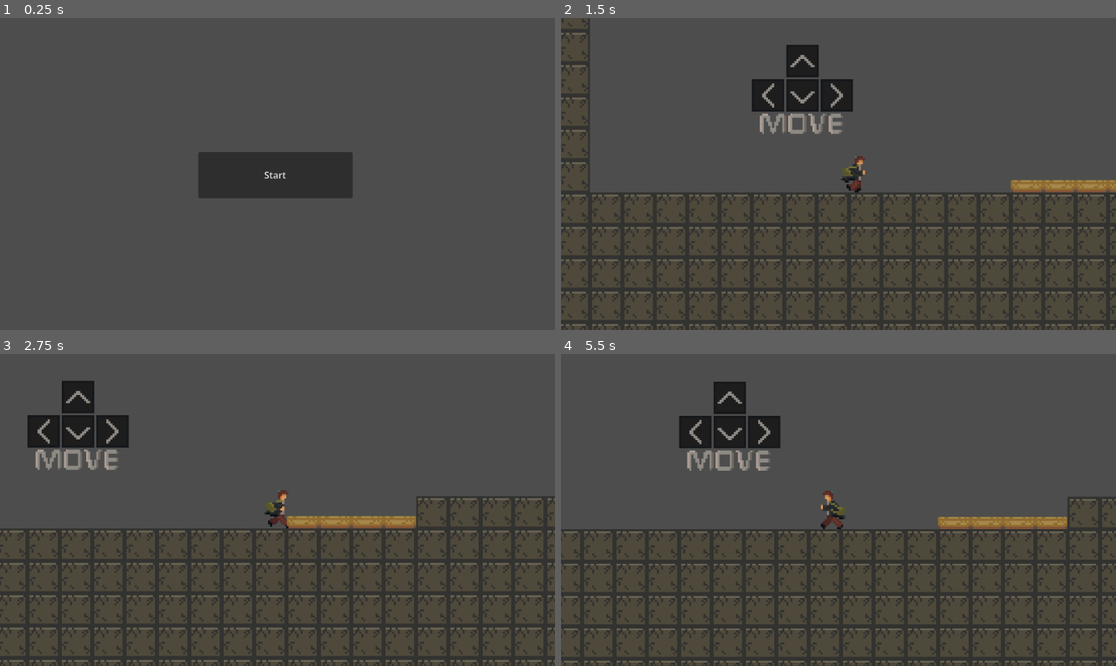
Above: before the commit, frames 1-4 (two rows, left to right).
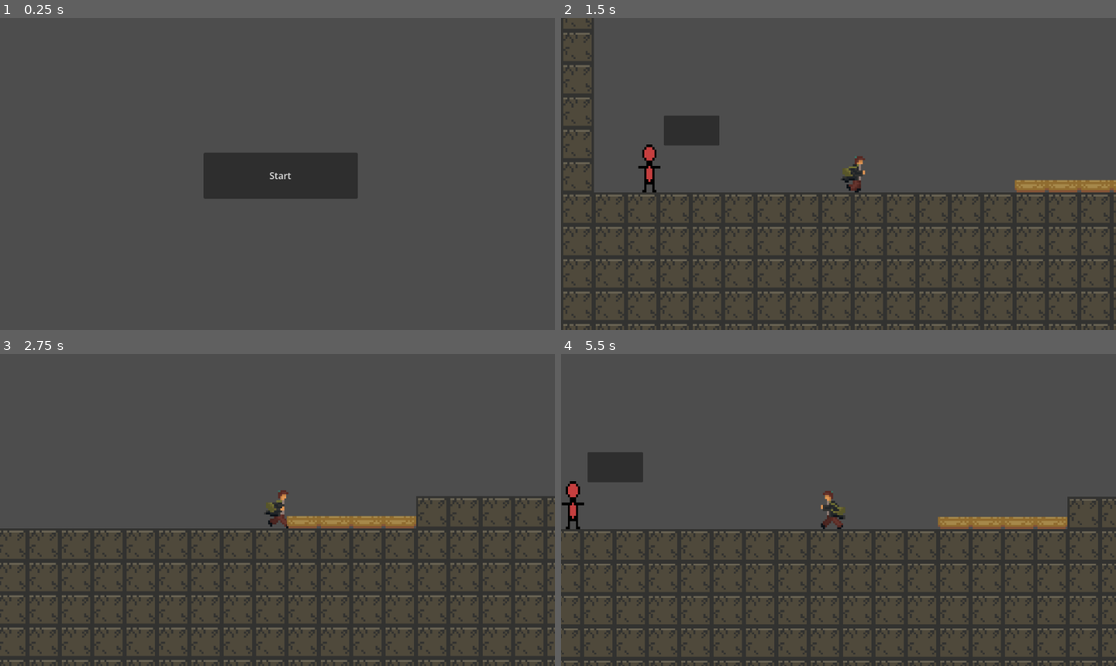
Above: after the commit, the same moments.

Repository: Zach9123/L1-Digital
Game: Godot game, scene res://Scenes/Main_Menu.tscn
The game is run twice, just before and just after one commit, with the same random seed, the same clock (stepped at 60 frames per second) and the same inputs.
Inputs:
- Up to frame 1 (0.25 s): no input
- Up to frame 2 (1.5 s): click "Start" at 0.5 s; tap Enter at 1.25 s; hold Right (ui_right) from 1.28 s (still down); tap Z (dash) at 1.35 s
- Up to frame 3 (2.75 s): keep holding Right (ui_right); tap Up (ui_up) at 1.52, 2.27 s; tap Z (dash) at 2.1 s
- Up to frame 4 (5.5 s): release Right (ui_right) at 2.78 s; hold Left (ui_left) 2.78-3.53 s; tap Z (dash) every 0.75 s from 2.85 to 5.1 s; hold Right (ui_right) 3.53-5.03 s; tap Up (ui_up) at 3.77, 4.52, 5.27 s; hold Left (ui_left) from 5.03 s (still down)

The runs differ from the first frame. In frame 1, 0.3% of the frame differs, in the area x 35-65%, y 42-58%; in frame 2, 15%, in the area x 0-100%, y 0-100%; in frame 3, 2.9%; in frame 4, 4.1%.
Error after the commit: Cannot call method 'hide' on a null value. (res://Scenes/old_boss_npc.gd:10)

Commit message:
V2.8
scrapped old npc started new one

Diff:
--- a/Rendezvous/Scenes/Main_Menu.tscn
+++ b/Rendezvous/Scenes/Main_Menu.tscn
@@ -1,6 +1,6 @@
 [gd_scene format=3 uid="uid://nk8vlyxyhial"]
 
-[ext_resource type="Script" uid="uid://bw0pqjang20e1" path="res://Scenes/main_menu.gd" id="1_c4tk2"]
+[ext_resource type="Script" uid="uid://bw0pqjang20e1" path="res://Scripts/main_menu.gd" id="1_c4tk2"]
 
 [node name="Main_Menu" type="Node2D" unique_id=977678936]
 script = ExtResource("1_c4tk2")
@@ -13,10 +13,10 @@
 
 [node name="Start" type="Button" parent="Button_Manager" unique_id=2087259212]
 layout_mode = 0
-offset_left = 343.0
-offset_top = 232.0
-offset_right = 610.0
-offset_bottom = 312.0
+offset_left = 352.0
+offset_top = 233.0
+offset_right = 619.0
+offset_bottom = 313.0
 text = "Start"
 
 [connection signal="pressed" from="Button_Manager/Start" to="." method="_on_start_pressed"]
--- a/Rendezvous/Scenes/Old_boss_npc.tscn
+++ b/Rendezvous/Scenes/Old_boss_npc.tscn
@@ -14,30 +14,33 @@
 "speed": 5.0
 }]
 
-[sub_resource type="CapsuleShape2D" id="CapsuleShape2D_pr1l4"]
-radius = 14.0
-height = 108.0
+[sub_resource type="CircleShape2D" id="CircleShape2D_c36lj"]
+radius = 164.77864
 
-[sub_resource type="CircleShape2D" id="CircleShape2D_pr1l4"]
-radius = 135.0
-
-[node name="Old_Boss_NPC" type="CharacterBody2D" unique_id=1780989057]
+[node name="Old_boss_npc" type="Area2D" unique_id=1113017715]
 script = ExtResource("1_uo13p")
 
-[node name="AnimatedSprite2D" type="AnimatedSprite2D" parent="." unique_id=2131196343]
-position = Vector2(4, 11)
-sprite_frames = SubResource("SpriteFrames_pr1l4")
-autoplay = "default"
+[node name="AnimatedSprite2D" type="AnimatedSprite2D" parent="." unique_id=1070071791]
+position = Vector2(3, 1)
+scale = Vector2(1, 1.3214285)
+sprite_frames = SubResource("SpriteFrames_c36lj")
 
-[node name="CollisionShape2D" type="CollisionShape2D" parent="." unique_id=1113596000]
-position = Vector2(0, 21)
-shape = SubResource("CapsuleShape2D_pr1l4")
+[node name="CollisionShape2D" type="CollisionShape2D" parent="." unique_id=1489476176]
+physics_interpolation_mode = 2
+shape = SubResource("CircleShape2D_c36lj")
 
-[node name="chat_detection" type="Area2D" parent="." unique_id=1540960374]
+[node name="UITip" type="Label" parent="." unique_id=1070580039]
+offset_left = -30.0
+offset_top = -111.0
+offset_right = 27.0
+offset_bottom = -88.0
+text = "(Down)"
 
-[node name="CollisionShape2D" type="CollisionShape2D" parent="chat_detection" unique_id=1388977119]
-position = Vector2(0, -20)
-shape = SubResource("CircleShape2D_pr1l4")
+[node name="Chat_Box" type="Panel" parent="." unique_id=1009648840]
+offset_left = 50.0
+offset_top = -182.0
+offset_right = 242.0
+offset_bottom = -79.0
 
-[node name="Timer" type="Timer" parent="." unique_id=1329255533]
-autostart = true
+[connection signal="body_entered" from="." to="." method="_on_body_entered"]
+[connection signal="body_exited" from="." to="." method="_on_body_exited"]
--- a/Rendezvous/Scenes/character_body_2d.tscn
+++ b/Rendezvous/Scenes/Player.tscn
@@ -1,6 +1,6 @@
 [gd_scene format=3 uid="uid://g8nb2g61fk1m"]
 
-[ext_resource type="Script" uid="uid://hss5eyymjeei" path="res://Scenes/character_body_2d.gd" id="1_88kja"]
+[ext_resource type="Script" uid="uid://hss5eyymjeei" path="res://Scripts/Player.gd" id="1_5ixxa"]
 [ext_resource type="Texture2D" uid="uid://by7ahgyulgmxx" path="res://sprites/messenger_guy_idle_v1 (1).png" id="2_88kja"]
 [ext_resource type="Texture2D" uid="uid://dst208xact370" path="res://sprites/messenger_guy_fall_animation_V3 (1).png" id="2_gbyq6"]
 [ext_resource type="Texture2D" uid="uid://dd0xwltor4yax" path="res://sprites/messenger_guy_run_animation_V3 (1).png" id="4_pbq55"]
@@ -189,7 +189,7 @@
 height = 118.0
 
 [node name="CharacterBody2D" type="CharacterBody2D" unique_id=1793281390]
-script = ExtResource("1_88kja")
+script = ExtResource("1_5ixxa")
 
 [node name="AnimatedSprite2D" type="AnimatedSprite2D" parent="." unique_id=351196918]
 position = Vector2(2.3750012, 1.3750012)
--- a/Rendezvous/Scenes/hurt_box.gd
+++ /dev/null
@@ -1,11 +0,0 @@
-extends Area2D
-
-
-# Called when the node enters the scene tree for the first time.
-func _ready() -> void:
-	pass # Replace with function body.
-
-
-# Called every frame. 'delta' is the elapsed time since the previous frame.
-func _process(delta: float) -> void:
-	pass
--- a/Rendezvous/Scenes/level_1.tscn
+++ b/Rendezvous/Scenes/level_1.tscn
@@ -1,8 +1,8 @@
 [gd_scene format=4 uid="uid://ds16xp2ci1bns"]
 
-[ext_resource type="PackedScene" uid="uid://g8nb2g61fk1m" path="res://Scenes/character_body_2d.tscn" id="1_vk57k"]
+[ext_resource type="PackedScene" uid="uid://g8nb2g61fk1m" path="res://Scenes/Player.tscn" id="1_vk57k"]
 [ext_resource type="Texture2D" uid="uid://v4bsjr3x8job" path="res://sprites/tilesheet_lvl1_V1.png" id="2_8ffim"]
-[ext_resource type="Texture2D" uid="uid://8pluhsd1an55" path="res://sprites/Control hints.png" id="3_xfk5q"]
+[ext_resource type="PackedScene" uid="uid://odv7j1404xr6" path="res://Scenes/Old_boss_npc.tscn" id="4_7p6j4"]
 
 [sub_resource type="TileSetAtlasSource" id="TileSetAtlasSource_xfk5q"]
 texture = ExtResource("2_8ffim")
@@ -30,12 +30,8 @@
 
 [node name="Level_1" type="Node2D" unique_id=828982695]
 
-[node name="ControlHints" type="Sprite2D" parent="." unique_id=1238721559]
-position = Vector2(511, 71)
-texture = ExtResource("3_xfk5q")
-
 [node name="CharacterBody2D" parent="." unique_id=1793281390 instance=ExtResource("1_vk57k")]
-position = Vector2(518, 355)
+position = Vector2(505, 384)
 
 [node name="Foreground" type="TileMapLayer" parent="." unique_id=1514561120]
 tile_map_data = PackedByteArray("AAAhABsAAQAAAAAAAAAoABsAAQAAAAAAAAAwABsAAQAAAAAAAAAvABsAAQAAAAAAAAA2ABsAAQAAAAAAAAA9AB …(26288 unchanged characters)…
@@ -44,3 +40,6 @@
 [node name="Spikes_obstacles" type="TileMapLayer" parent="." unique_id=1319686465]
 
 [node name="Background" type="TileMapLayer" parent="." unique_id=1934617053]
+
+[node name="Old_Boss_NPC" parent="." unique_id=1780989057 instance=ExtResource("4_7p6j4")]
+position = Vector2(-31, 365)
--- a/Rendezvous/Scenes/old_boss_npc.gd
+++ b/Rendezvous/Scenes/old_boss_npc.gd
@@ -1,6 +1,27 @@
-extends CharacterBody2D
+extends Area2D
 
-var is_chatting = false
+@onready var ui_tip: Label = $UITip
+@onready var chat_box: Control = $CanvasLayer/ChatBox
 
-var player
-var player_in_chat_zone
+var player_in_range: bool = false
+
+func _ready() -> void:
+	ui_tip.hide()
+	chat_box.hide()
+
+func _on_body_entered(body: Node2D) -> void:
+	# Ensure your player character node is actually named "Player"
+	if body.name == "Player":
+		player_in_range = true
+		ui_tip.show()
+
+func _on_body_exited(body: Node2D) -> void:
+	if body.name == "Player":
+		player_in_range = false
+		ui_tip.hide()
+		chat_box.hide() # Closes the chat if the player walks away
+
+func _input(event: InputEvent) -> void:
+	if player_in_range and event.is_action_pressed("ui_down"):
+		ui_tip.hide() # Hide the prompt while talking
+		chat_box.show()
--- a/Rendezvous/project.godot
+++ b/Rendezvous/project.godot
@@ -28,6 +28,13 @@
 , Object(InputEventJoypadMotion,"resource_local_to_scene":false,"resource_name":"","device":-1,"axis":1,"axis_value":-1.0,"script":null)
 ]
 }
+ui_down={
+"deadzone": 0.5,
+"events": [Object(InputEventKey,"resource_local_to_scene":false,"resource_name":"","device":-1,"window_id":0,"alt_pressed":false,"shift_pressed":false,"ctrl_pressed":false,"meta_pressed":false,"pressed":false,"keycode":4194322,"physical_keycode":0,"key_label":0,"unicode":0,"location":0,"echo":false,"script":null)
+, Object(InputEventJoypadButton,"resource_local_to_scene":false,"resource_name":"","device":-1,"button_index":12,"pressure":0.0,"pressed":false,"script":null)
+, Object(InputEventJoypadMotion,"resource_local_to_scene":false,"resource_name":"","device":-1,"axis":1,"axis_value":1.0,"script":null)
+]
+}
 dash={
 "deadzone": 0.2,
 "events": [Object(InputEventKey,"resource_local_to_scene":false,"resource_name":"","device":-1,"window_id":0,"alt_press …(192 unchanged characters)…
Not shown: 1 places in Rendezvous/Scenes/Old_boss_npc.tscn that only renumber resources
Not shown, removed: Rendezvous/Scenes/hurt_box.gd.uid
Not shown, changed: Rendezvous/Scenes/old_boss_npc.gd.uid
Renamed: Rendezvous/Scenes/character_body_2d.gd.uid -> Rendezvous/Scripts/Player.gd.uid
Renamed: Rendezvous/Scenes/main_menu.gd -> Rendezvous/Scripts/main_menu.gd
Renamed: Rendezvous/Scenes/main_menu.gd.uid -> Rendezvous/Scripts/main_menu.gd.uid
